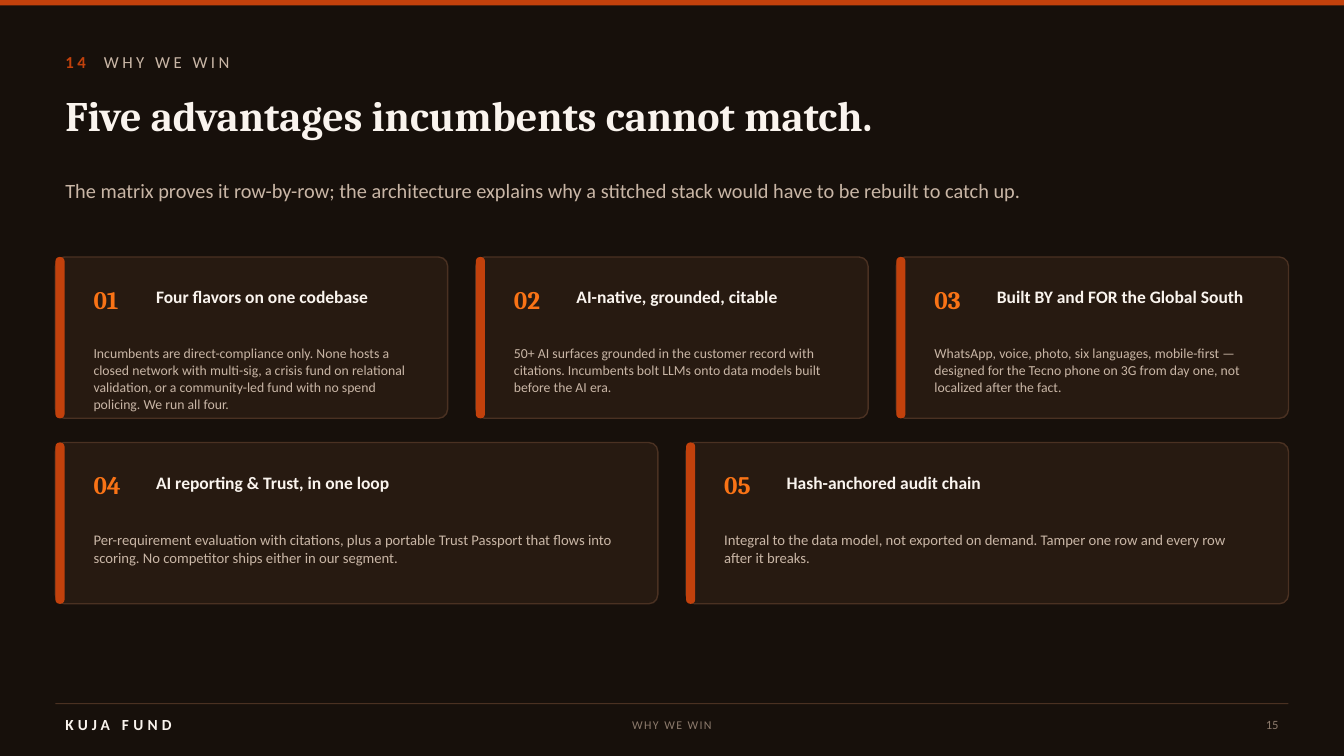
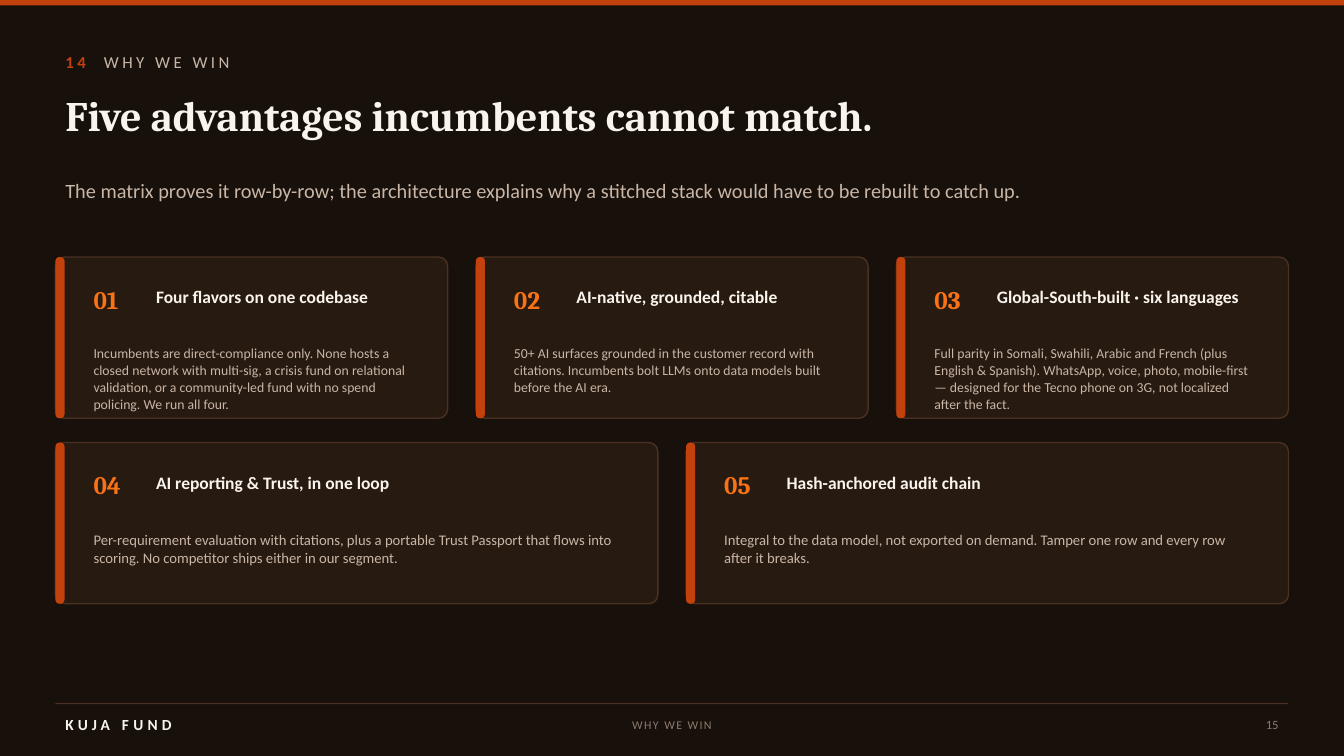
Before and after one commit to idirisloyan/kuja-grant, a slide deck: slide 15 of docs/Kuja_Grant_Pitch_Deck_V6_Aug2026.pptx. Drawn at 1344x756 pixels with LibreOffice and Linux fonts; fonts in the diff are those of the drawing. Boxes give left, top, right and bottom in pixels: in the first picture for what was removed or moved away, otherwise in the second. Text is boxed around its words. In the diff, an @@ line names an element or a change of style, - is before the commit and + after.

```diff
--- a/docs/Kuja_Grant_Pitch_Deck_V6_Aug2026.pptx
+++ b/docs/Kuja_Grant_Pitch_Deck_V6_Aug2026.pptx
@@ text at [997, 290, 1238, 306]: text changed @@
-Built BY and FOR the Global South
+Global-South-built · six languages
@@ text at [934, 348, 1248, 409]: text changed @@
-WhatsApp, voice, photo, six languages, mobile-first — designed for the Tecno phone on 3G from day one, not localized after the fact.
+Full parity in Somali, Swahili, Arabic and French (plus English & Spanish). WhatsApp, voice, photo, mobile-first — designed for the Tecno phone on 3G, not localized after the fact.
```
Also in this commit, not shown: 5 other slides changed.
